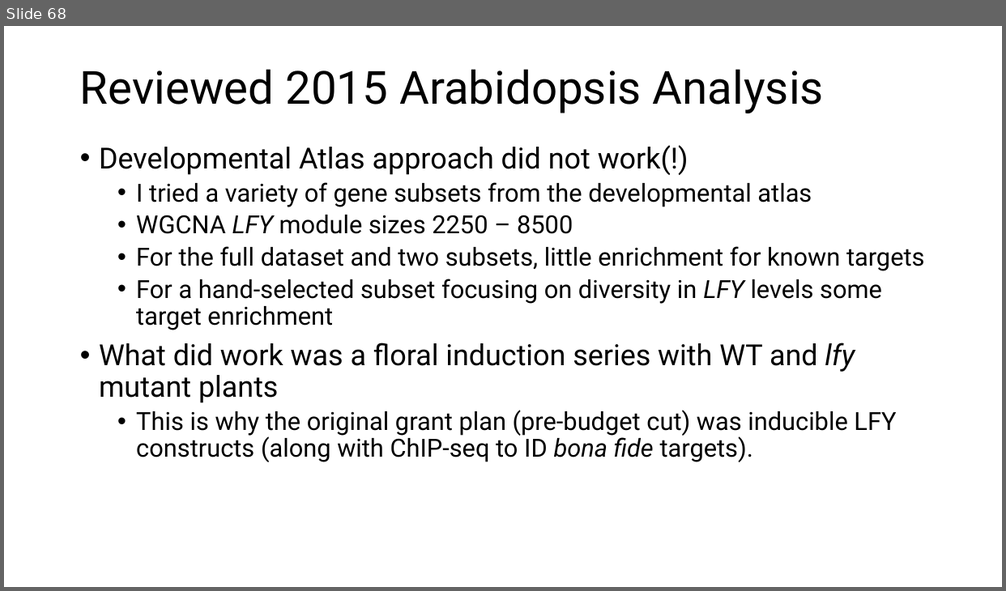
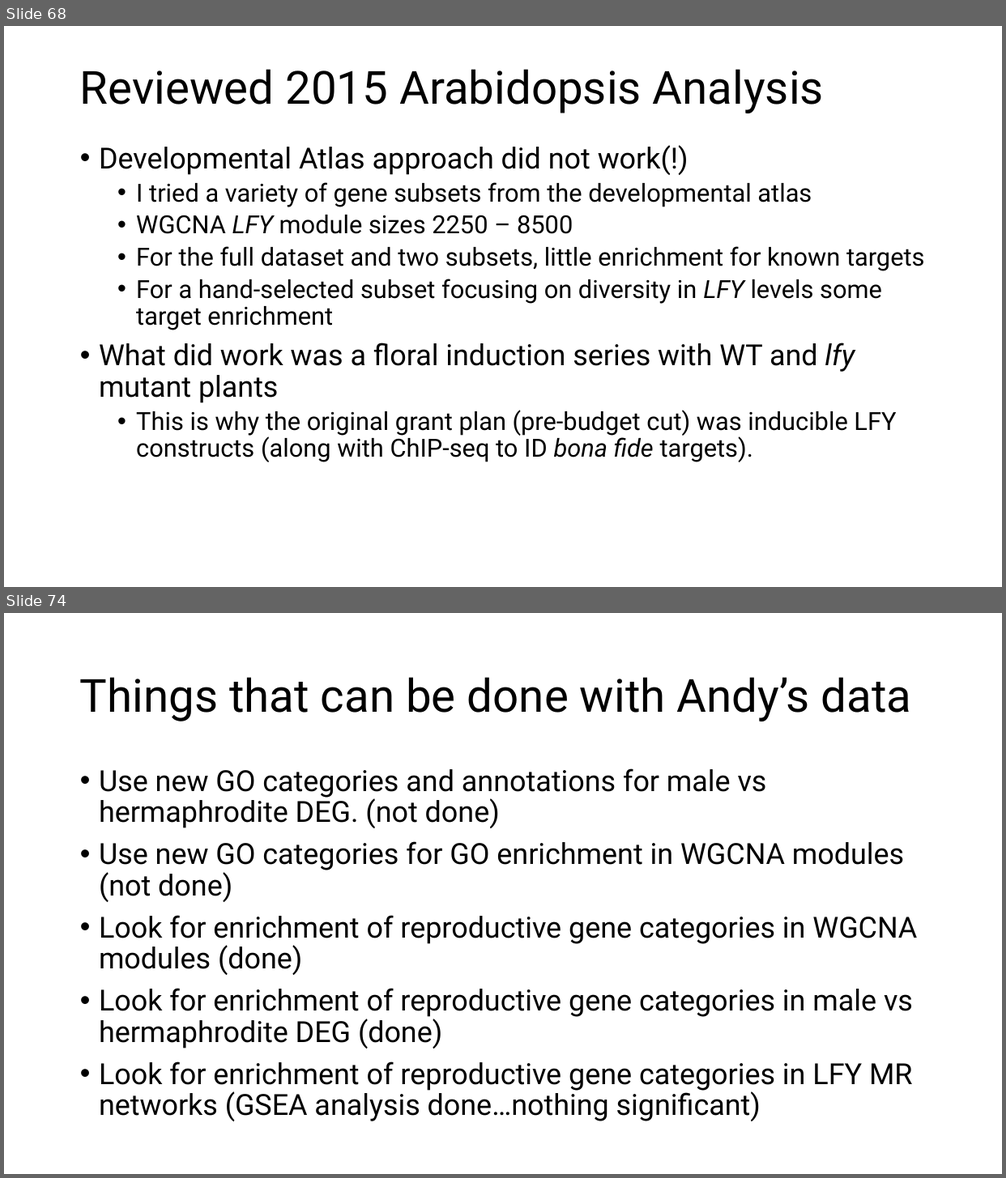
Before and after one commit to MaloofLab/McConnell-Ceratopteris-RNAseq, a slide deck: Presentation-2025-06-20.pptx. Shown one above the other, each under a label of ours: slide 68 before the commit, slides 68 and 74 after it; the slides between them are not shown. The pictures are 1006x591 and 1006x1178 pixels, drawn with LibreOffice and Linux fonts; fonts in the diff are those of the drawing. Boxes give left, top, right and bottom in pixels: in the first picture for what was removed or moved away, otherwise in the second. Text is boxed around its words. In the diff, an @@ line names an element or a change of style, - is before the commit and + after.

Commit message:
Intersection of results with Plackett A.t. reproductive sets

```diff
--- a/Presentation-2025-06-20.pptx
+++ b/Presentation-2025-06-20.pptx
@@ slide 74 added at [4,613,1002,1174], background #FFFFFF @@
@@ title added at [80,677,912,722], 44 pt, text #000000 @@
+Things that can be done with Andy’s data
@@ text added at [99,769,917,1122], 28 pt, text #000000 @@
+• Use new GO categories and annotations for male vs hermaphrodite DEG. (not done)
+• Use new GO categories for GO enrichment in WGCNA modules (not done)
+• Look for enrichment of reproductive gene categories in WGCNA modules (done)
+• Look for enrichment of reproductive gene categories in male vs hermaphrodite DEG (done)
+• Look for enrichment of reproductive gene categories in LFY MR networks (GSEA analysis done…nothing significant)
```
Also in this commit, not shown: 9 other slides added, 15 other files.
